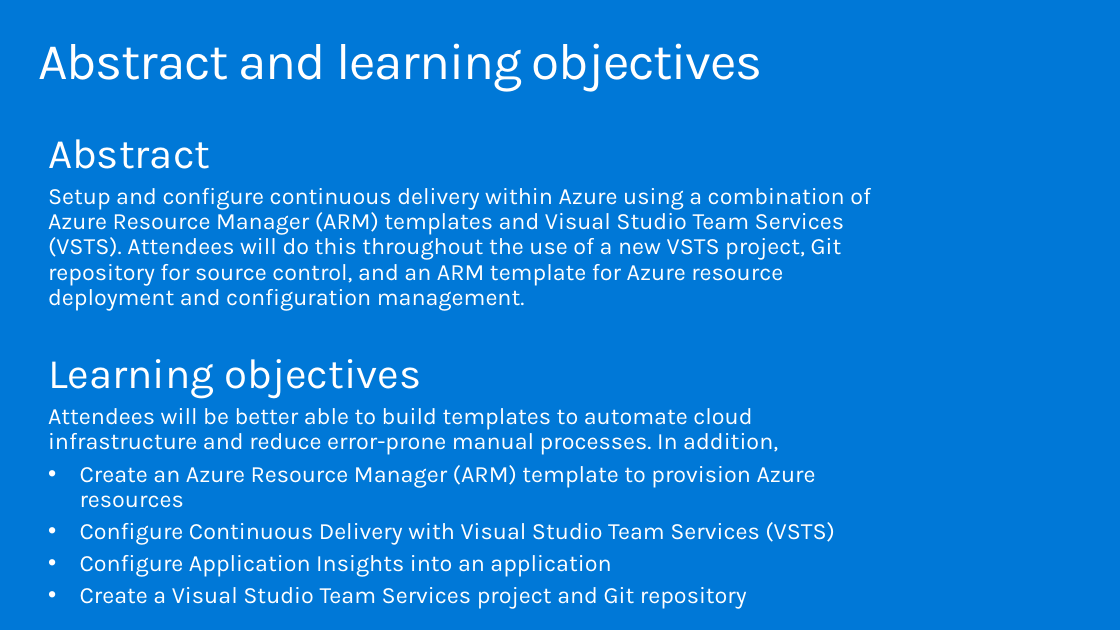
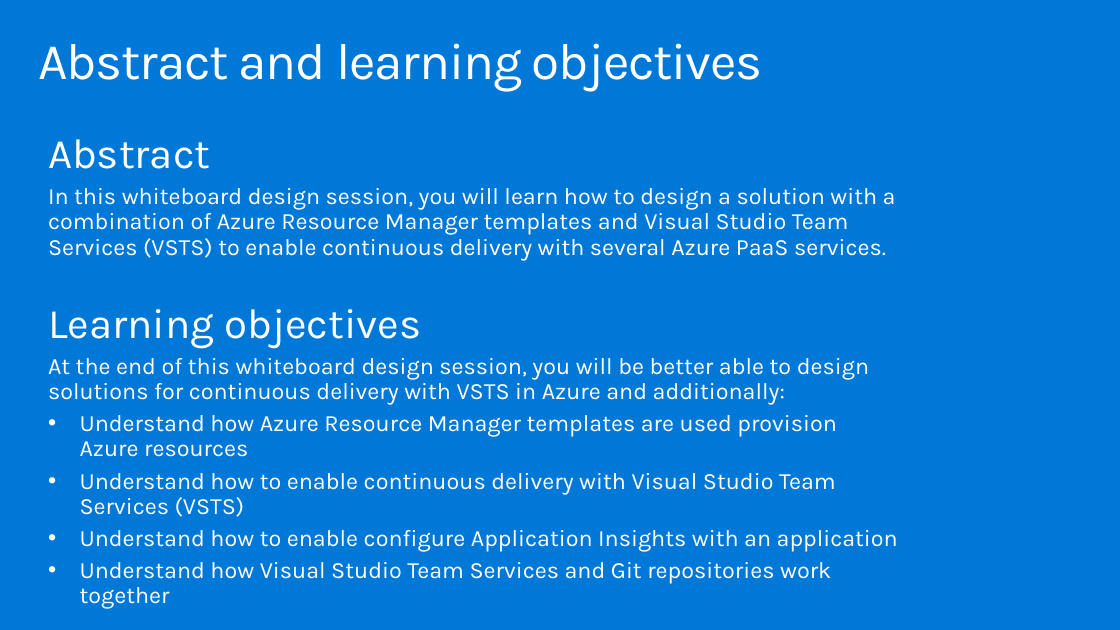
Before and after one commit to yashmadan123/MCW-Continuous-delivery-in-Azure-DevOps, a slide deck: slide 2 of Whiteboard design session/WDS trainer presentation - Continuous delivery in VSTS and Azure.pptx. Drawn at 1120x630 pixels with LibreOffice and Linux fonts; fonts in the diff are those of the drawing. Boxes give left, top, right and bottom in pixels: in the first picture for what was removed or moved away, otherwise in the second. Text is boxed around its words. In the diff, an @@ line names an element or a change of style, - is before the commit and + after.

```diff
--- a/Whiteboard design session/WDS trainer presentation - Continuous delivery in VSTS and Azure.pptx
+++ b/Whiteboard design session/WDS trainer presentation - Continuous delivery in VSTS and Azure.pptx
@@ text at <box>48,188,896,260</box>: text changed @@
-Setup and configure continuous delivery within Azure using a combination of Azure Resource Manager (ARM) templates and Visual Studio Team Services (VSTS). Attendees will do this throughout the use of a new VSTS project, Git repository for source control, and an ARM template for Azure resource deployment and configuration management.
+In this whiteboard design session, you will learn how to design a solution with a combination of Azure Resource Manager templates and Visual Studio Team Services (VSTS) to enable continuous delivery with several Azure PaaS services.
@@ text at <box>48,358,898,609</box>: text changed @@
-Attendees will be better able to build templates to automate cloud infrastructure and reduce error-prone manual processes. In addition,
-• Create an Azure Resource Manager (ARM) template to provision Azure resources
-• Configure Continuous Delivery with Visual Studio Team Services (VSTS)
-• Configure Application Insights into an application
-• Create a Visual Studio Team Services project and Git repository
+At the end of this whiteboard design session, you will be better able to design solutions for continuous delivery with VSTS in Azure and additionally:
+• Understand how Azure Resource Manager templates are used provision Azure resources
+• Understand how to enable continuous delivery with Visual Studio Team Services (VSTS)
+• Understand how to enable configure Application Insights with an application
+• Understand how Visual Studio Team Services and Git repositories work together
```
Also in this commit, not shown: 5 other files.
